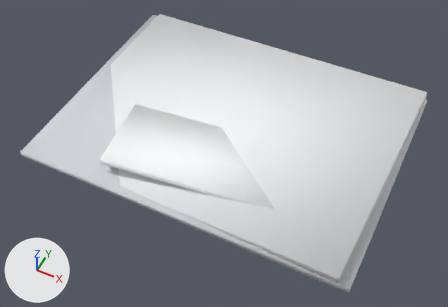
A saved change to the glTF model assets/models/grocery-store-wreck.glb.
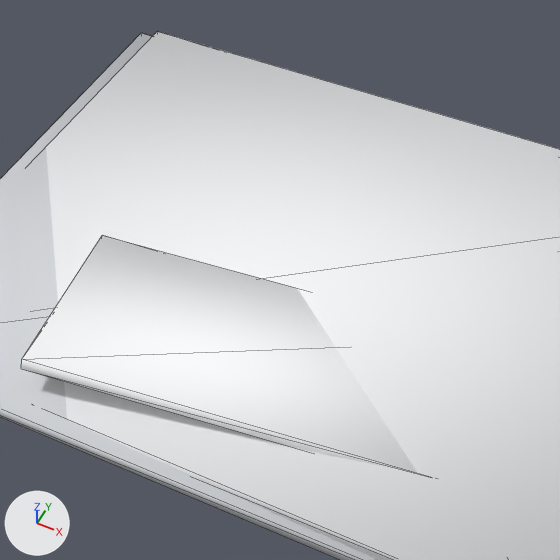
Each version is shown whole from a camera (50 mm lens) standing at (13.6, -28.5, 33.1) and looking at (0.2, -1.8, -0.3), then close up on the part from 20% to 75% of the width and 0% to 81% of the height. Every picture has the same lights, and +X, +Y and +Z are marked at lower left. The last two pictures show the newer version. The close-ups show mesh edges as thin lines. Where no turn or scale is listed for an object, it has been applied to the vertices.

The first close-up shows 'geometry_0'.
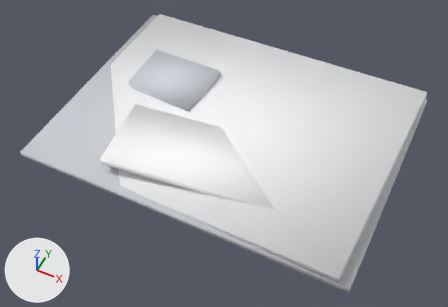
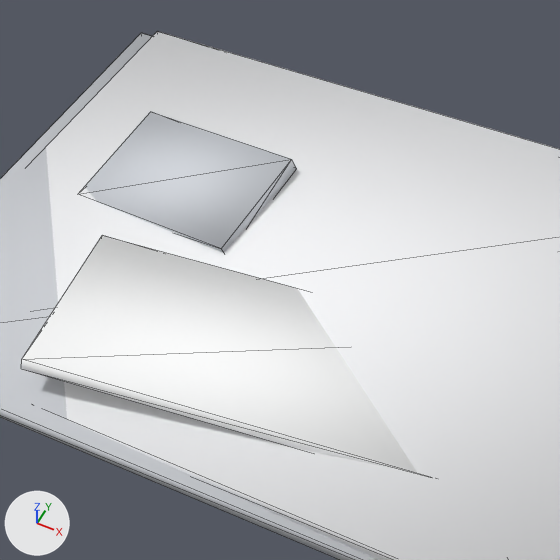
Diff of the bpy script that builds the scene:
```diff
--- a/assets/models/grocery-store-wreck.glb.py
+++ b/assets/models/grocery-store-wreck.glb.py
@@ me_geometry_0 @@
 # used by ob_geometry_0; location = (0.0, 0.0, 0.0)
 # verts and faces of me_geometry_0; kept vertices keep their numbers, new ones are numbered from 24
-me_geometry_0.from_pydata(...)  # 24 vertices, 36 faces; spans x -12.0..12.0, y -9.0..9.0, z 0.0..2.4
+me_geometry_0.from_pydata(...)  # 32 vertices, 48 faces; spans x -12.0..12.0, y -9.0..9.0, z 0.0..2.4
+# me_geometry_0 part 1
+verts[24] = (-9.1, 0.2, 0.5)
+verts[25] = (-3.1, -0.4, 1.0)
+verts[26] = (-3.3, -0.6, 1.5)  # pixel (221, 248)
+verts[27] = (-9.2, 0.0, 1.0)  # pixel (77, 194)
+verts[28] = (-2.8, 3.9, 1.5)  # pixel (296, 168)
+verts[29] = (-8.7, 4.5, 1.0)
+verts[30] = (-8.9, 4.4, 1.5)  # pixel (150, 111)
+verts[31] = (-2.9, 3.8, 2.0)  # pixel (291, 159)
+faces += [(24, 25, 26), (24, 26, 27), (28, 29, 30), (28, 30, 31), (26, 31, 27), (27, 31, 30)]
+faces += [(25, 29, 28), (24, 29, 25), (25, 28, 31), (25, 31, 26), (24, 27, 29), (27, 30, 29)]
+# me_geometry_0 part 2: 36 kept faces spanning x -12.0..12.0, y -9.0..9.0, z 0.0..2.4 get new vertex colours
 me_geometry_0.materials.append(mat_sww_flat_vertex)
```

Boxes (x1, y1, x2, y2) around the edits, measured in the close-ups (560 x 560 px):
part 1 of me_geometry_0, added
    after: (85, 112, 297, 252)
part 2 of me_geometry_0, recoloured
    both: (83, 110, 303, 257)
